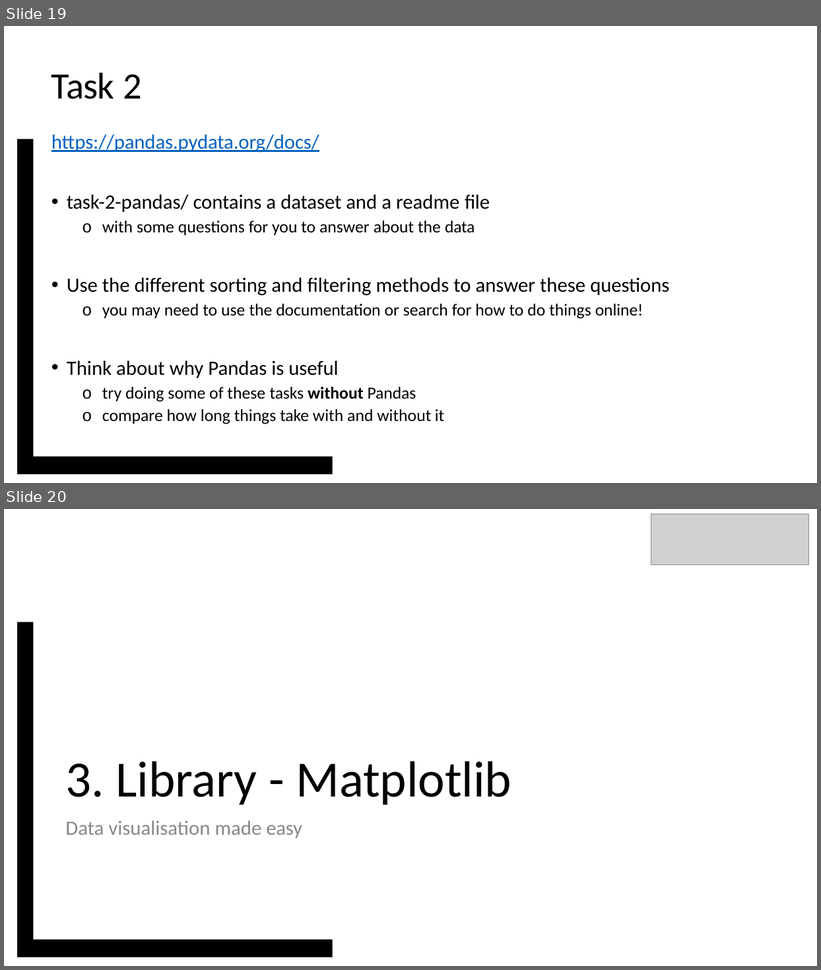
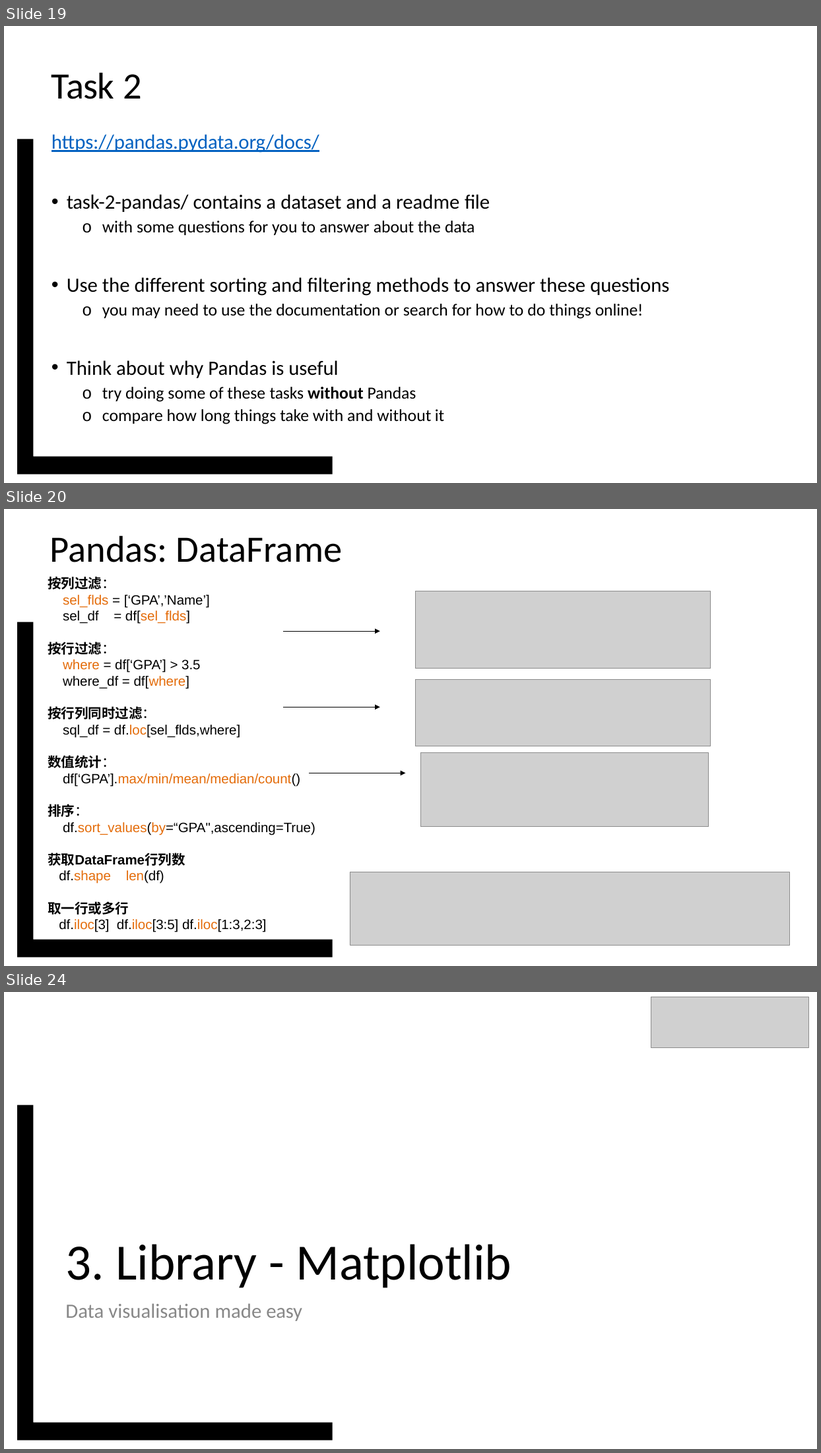
Before and after one commit to vcboy1/Leeds, a slide deck: 26fall/1850/Note/w1.8_s1.pptx. Shown one above the other, each under a label of ours: slides 19 and 20 before the commit, slides 19, 20 and 24 after it; the slides between them are not shown. The pictures are 821x970 and 821x1453 pixels, drawn with LibreOffice and Linux fonts; fonts in the diff are those of the drawing; grey boxes stand for pictures; background and template pictures are left out. Boxes give left, top, right and bottom in pixels: in the first picture for what was removed or moved away, otherwise in the second. Text is boxed around its words. In the diff, an @@ line names an element or a change of style, - is before the commit and + after.

```diff
--- a/26fall/1850/Note/w1.8_s1.pptx
+++ b/26fall/1850/Note/w1.8_s1.pptx
@@ slide 20 added at <box>4,509,817,966</box>, background #FFFFFF; not listed: 1 template element that a slide beside it also shows @@
@@ title added at <box>50,535,342,562</box>, 44 pt, text #000000 @@
+Pandas: DataFrame
@@ text added at <box>48,576,316,933</box>, 16 pt, text #000000 @@
+按列过滤：
+sel_flds = [‘GPA’,’Name’]
+sel_df = df[sel_flds]
+按行过滤：
+where = df[‘GPA’] > 3.5
+where_df = df[where]
+按行列同时过滤：
+sql_df = df.loc[sel_flds,where]
+数值统计：
+df[‘GPA’].max/min/mean/median/count()
+排序：
+df.sort_values(by=“GPA",ascending=True)
+获取DataFrame行列数
+df.shape len(df)
+取一行或多行
+df.iloc[3] df.iloc[3:5] df.iloc[1:3,2:3]
@@ picture added at <box>416,591,710,669</box> @@
@@ arrow added from (283, 631) to (380, 631), #000000 0.75 pt @@
@@ picture added at <box>416,680,710,747</box> @@
@@ arrow added from (283, 707) to (380, 707), #000000 0.75 pt @@
@@ picture added at <box>420,753,708,827</box> @@
@@ arrow added from (309, 773) to (405, 773), #000000 0.75 pt @@
@@ picture added at <box>350,873,789,945</box> @@
@@ what was slide 20 is now slide 24 @@
```
Also in this commit, not shown: 2 slides changed, 6 other slides added, 1 slide removed, 1 other file.
